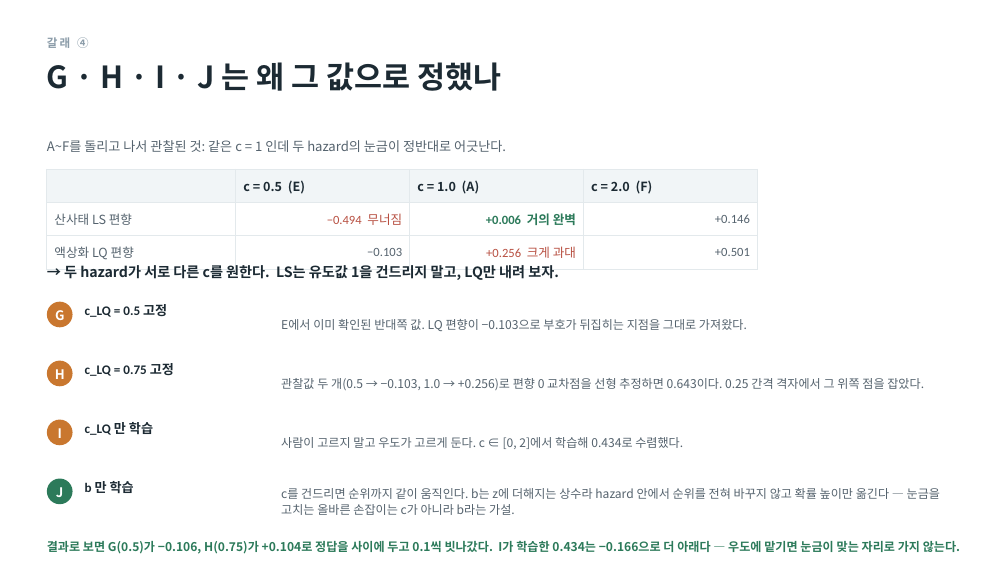
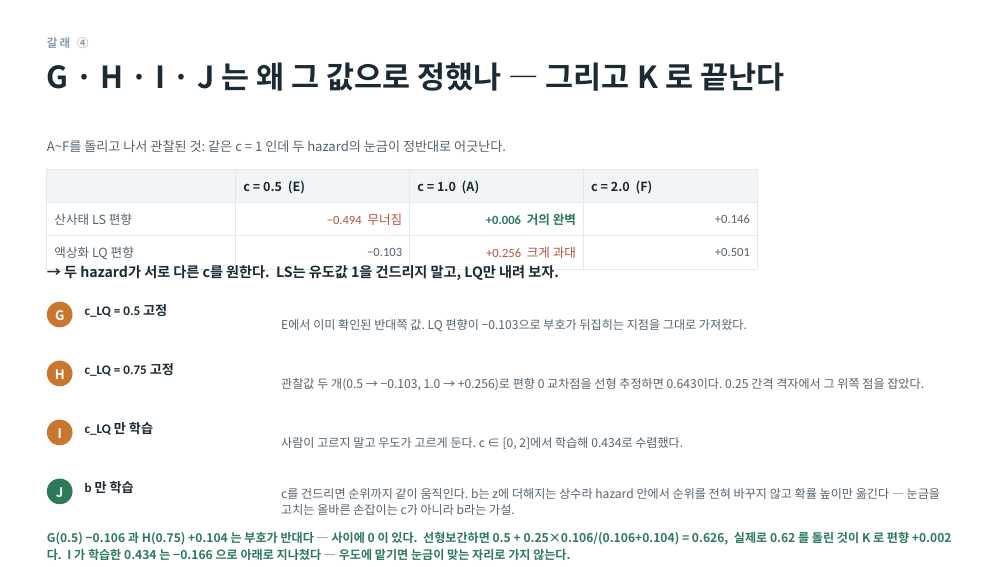
Before and after one commit to minji1217/pilotA-minji, a slide deck: slide 10 of docs/후속실험3_발표.pptx. Drawn at 1008x567 pixels with LibreOffice and Linux fonts; fonts in the diff are those of the drawing. Boxes give left, top, right and bottom in pixels: in the first picture for what was removed or moved away, otherwise in the second. Text is boxed around its words. In the diff, an @@ line names an element or a change of style, - is before the commit and + after.

```diff
--- a/docs/후속실험3_발표.pptx
+++ b/docs/후속실험3_발표.pptx
@@ text at <box>47,62,784,91</box>: text changed @@
-G · H · I · J 는 왜 그 값으로 정했나
+G · H · I · J 는 왜 그 값으로 정했나 — 그리고 K 로 끝난다
@@ text at <box>47,530,952,560</box>: text changed @@
-결과로 보면 G(0.5)가 −0.106, H(0.75)가 +0.104로 정답을 사이에 두고 0.1씩 빗나갔다. I가 학습한 0.434는 −0.166으로 더 아래다 — 우도에 맡기면 눈금이 맞는 자리로 가지 않는다.
+G(0.5) −0.106 과 H(0.75) +0.104 는 부호가 반대다 — 사이에 0 이 있다. 선형보간하면 0.5 + 0.25×0.106/(0.106+0.104) = 0.626, 실제로 0.62 를 돌린 것이 K 로 편향 +0.002 다. I 가 학습한 0.434 는 −0.166 으로 아래로 지나쳤다 — 우도에 맡기면 눈금이 맞는 자리로 가지 않는다.
```
Also in this commit, not shown: 7 other slides changed, 6 other files.
